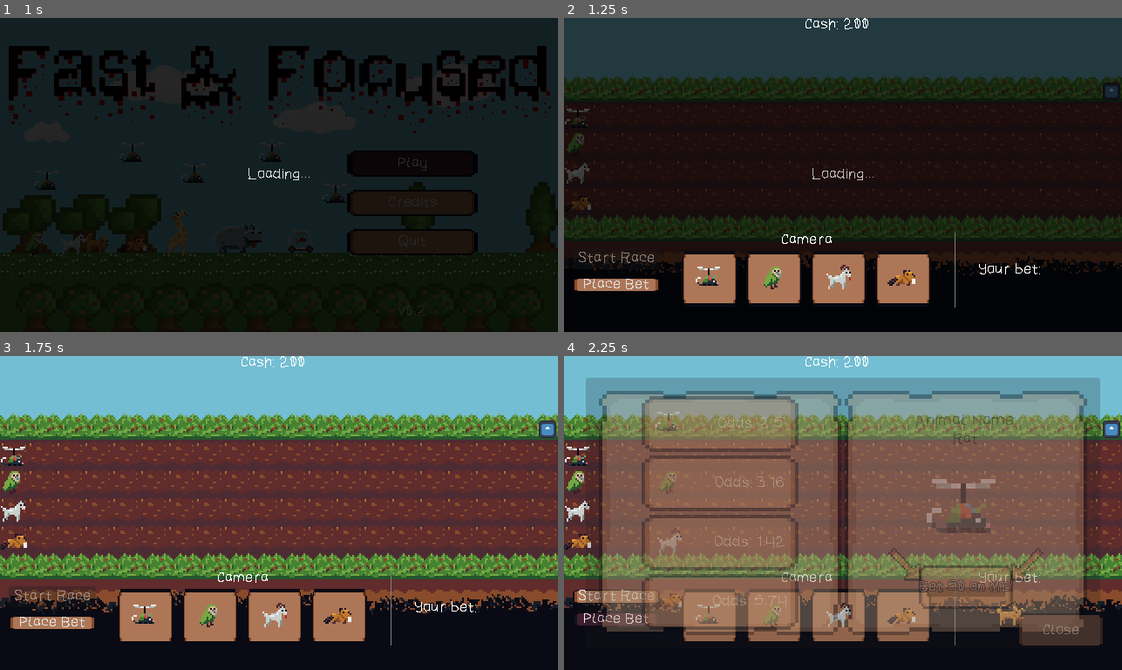
Above: before the commit, frames 1-4 (two rows, left to right).
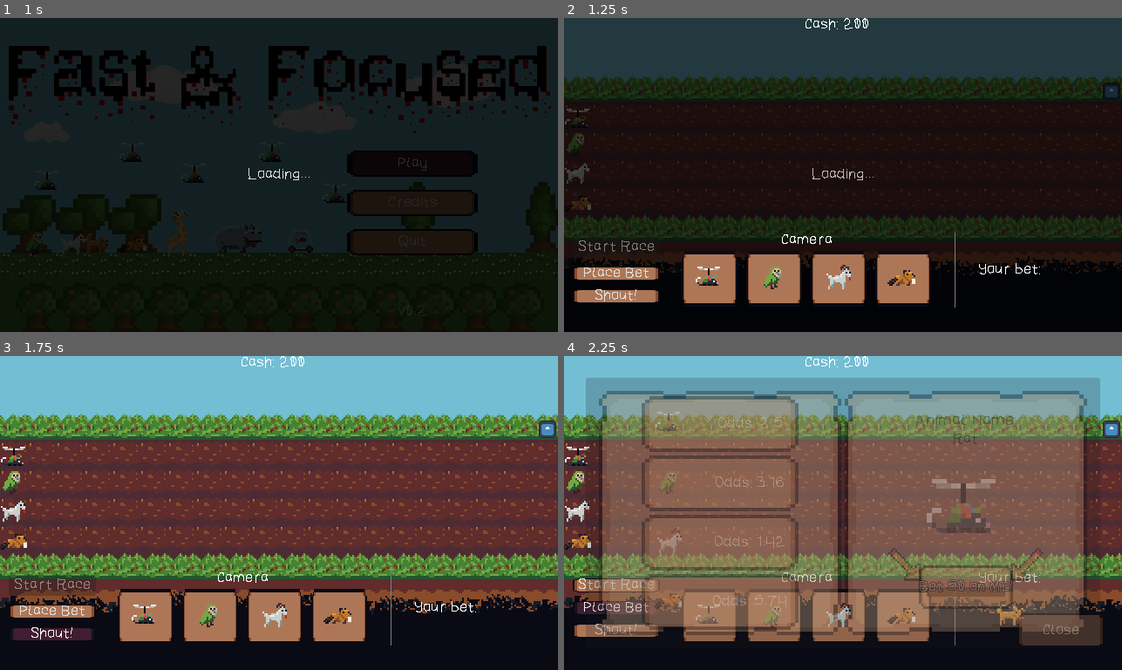
Above: after the commit, the same moments.

Repository: jame581/FastAndFocused
Game: Godot game, scene res://maps/main_menu.tscn
Two runs of this game, one before a commit and one after it. Both use one fixed random seed, a clock stepped at 60 frames per second and the inputs below. The engine's default icon, where the game draws it, is replaced by a stand-in: a white triangle on a blue panel in a dark square.
Inputs (mouse positions are in pixels of both pictures, inside the frame that each line leads up to):
- Up to frame 1 (1 s): click "Play" at 0.5 s
- Up to frame 2 (1.25 s): no input
- Up to frame 3 (1.75 s): click (50, 635) at 1.25 s, where only the run after the commit has a clickable "Shout!"
- Up to frame 4 (2.25 s): click "Place Bet" at 2 s

Frame 1 is identical in both runs. In frame 2, 1.8% of the frame differs, in the area x 1-18%, y 70-91%; in frame 3, 2.0%; in frame 4, 2.3%, in the area x 1-18%, y 70-90%.

Commit message:
Add ShoutButton to race UI and implement shout button functionality

Diff:
--- a/source/scenes/ui/race_ui.tscn
+++ b/source/scenes/ui/race_ui.tscn
@@ -76,6 +76,11 @@
 theme = ExtResource("2_c0jjy")
 text = "Place Bet"
 
+[node name="ShoutButton" type="Button" parent="HBoxContainer/ButtonsContainer"]
+layout_mode = 2
+theme = ExtResource("2_c0jjy")
+text = "Shout!"
+
 [node name="CameraSwitchContainer" type="VBoxContainer" parent="HBoxContainer"]
 layout_mode = 2
 
--- a/source/scenes/ui/result_panel_ui.tscn
+++ b/source/scenes/ui/result_panel_ui.tscn
@@ -259,7 +259,6 @@
 layout_mode = 2
 size_flags_horizontal = 4
 size_flags_vertical = 4
-theme_override_styles/panel = SubResource("StyleBoxLine_4dja5")
 
 [node name="ResultLabel" type="RichTextLabel" parent="BettingPanel/MarginContainer/root/RightPanel/MarginContainer3/MarginContainer/Panel"]
 layout_mode = 1
--- a/source/scripts/ui/race_ui.gd
+++ b/source/scripts/ui/race_ui.gd
@@ -5,6 +5,7 @@
 
 @onready var start_button: Button = $HBoxContainer/ButtonsContainer/StartRaceButton
 @onready var bet_button: Button = $HBoxContainer/ButtonsContainer/BetButton
+@onready var shout_button: Button = $HBoxContainer/ButtonsContainer/ShoutButton
 @onready var your_bet_texture: TextureRect = $HBoxContainer/VBoxContainer/YourBetTexture
 
 @onready var camera_switch_1: Button = $HBoxContainer/CameraSwitchContainer/HBoxContainer/Animal1Button
@@ -22,6 +23,7 @@
 	# Connect button signals
 	start_button.pressed.connect(_on_start_button_pressed)
 	bet_button.pressed.connect(_on_bet_button_pressed)
+	shout_button.pressed.connect(_on_shout_button_pressed)
 
 	# Connect camera switch signals
 	camera_switch_1.pressed.connect(_on_camera_switch_1_pressed)
@@ -82,3 +84,7 @@
 	camera_switch_2.icon = Constants.ANIMAL_DATA[animal_ids[1]]["icon"]
 	camera_switch_3.icon = Constants.ANIMAL_DATA[animal_ids[2]]["icon"]
 	camera_switch_4.icon = Constants.ANIMAL_DATA[animal_ids[3]]["icon"]
+
+
+func _on_shout_button_pressed() -> void:
+	AudioManager.play_shout()
